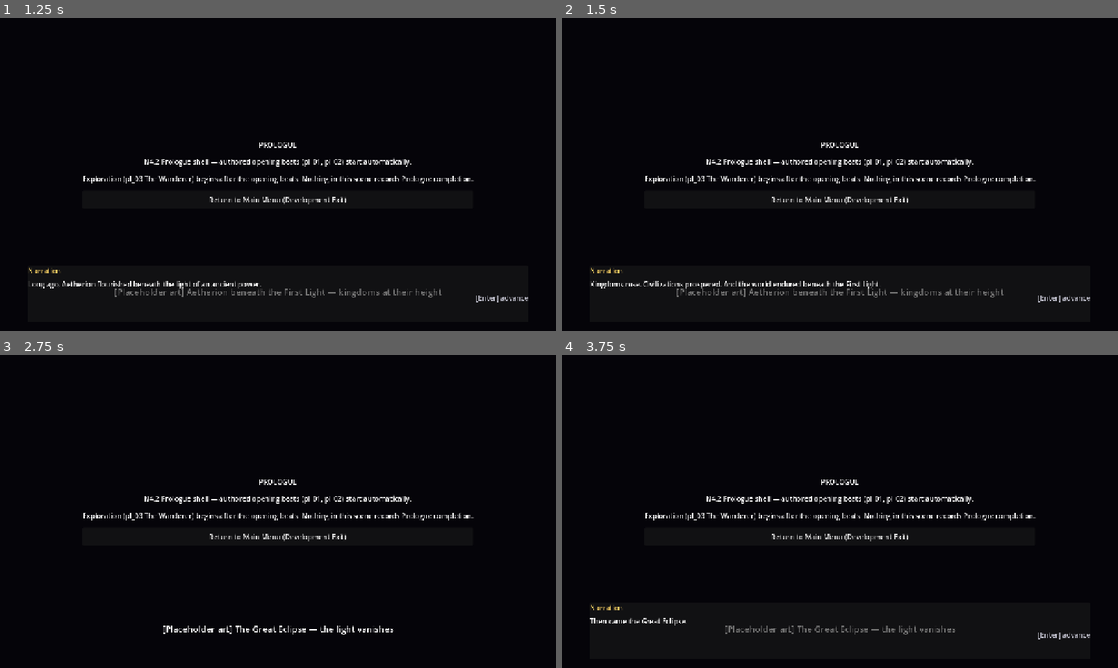
Above: before the commit, frames 1-4 (two rows, left to right).
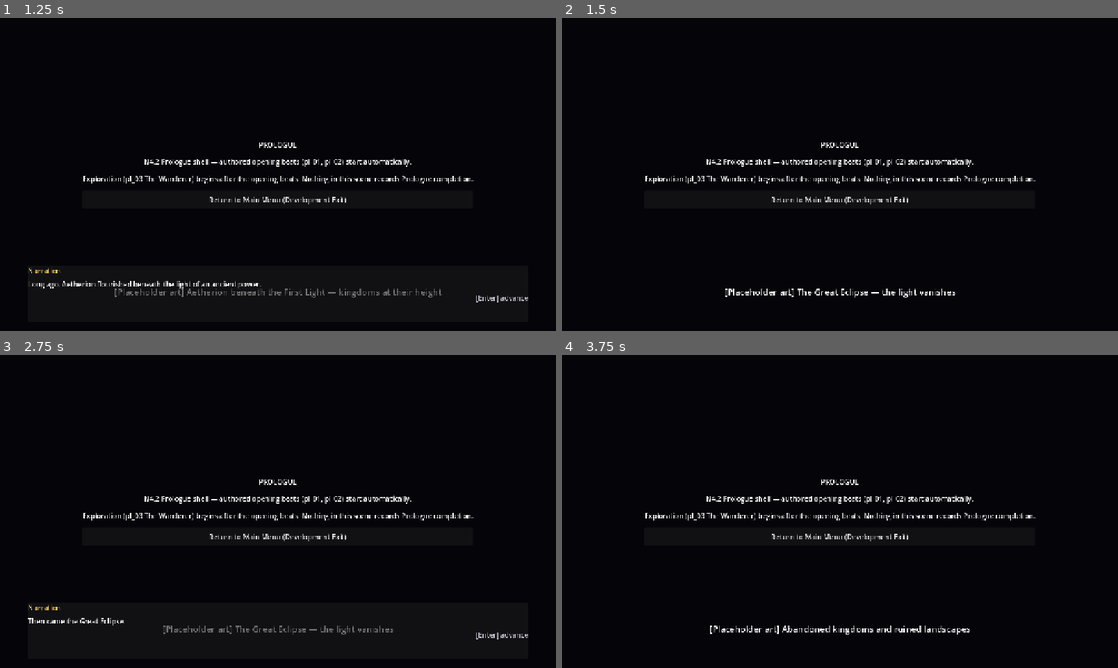
Above: after the commit, the same moments.

Repository: ridho1141haha/crownfall
Game: Godot game, scene res://scenes/main/Main.tscn
Two runs of this game, one before a commit and one after it. Both use one fixed random seed, a clock stepped at 60 frames per second and the inputs below.
Inputs (mouse positions are in pixels of both pictures, inside the frame that each line leads up to):
- Up to frame 1 (1.25 s): click "Start New Game" at 0.5 s
- Up to frame 2 (1.5 s): tap Enter (dialogue_advance) at 1.25 s; move the mouse to (962, 158) at 1.27 s; hold D (move_right) from 1.28 s (still down); hold B (build_wall) from 1.28 s (still down); click (962, 158) at 1.42 s
- Up to frame 3 (2.75 s): keep holding D (move_right); tap Q (upgrade_tier) at 1.52, 2.27 s; tap Space (kindle_flare) at 2 s; move the mouse to (166, 527) at 2.02 s; release B (build_wall) at 2.03 s; tap Enter (dialogue_advance) at 2.1 s
- Up to frame 4 (3.75 s): move the mouse to (895, 442) at 2.77 s; release D (move_right) at 2.78 s; hold A (move_left) 2.78-3.53 s; hold E (interact) 2.78-3.53 s; move the mouse to (812, 574) at 3.52 s; hold D (move_right) from 3.53 s (still down); tap Space (kindle_flare) at 3.6 s; click (812, 574) at 3.67 s

Frame 1 is identical in both runs. In frame 2, 1.3% of the frame differs, in the area x 5-95%, y 79-91%; in frame 3, 0.6%; in frame 4, 0.9%.

Commit message:
fix(narrative): camera-immune shell UI layer — exploration UI no longer displaced
Demonstrated by the N4.3-C windowed visual pass (deferred since the N4.3-B
changelog note): the shell's CenterContainer UI (status labels + the
development exit button) was a plain Control on the default canvas, which the
exploration Camera2D transforms — during pl_03/pl_04 and at the N4.3 boundary
the whole shell UI was displaced outside the viewport (status invisible, dev
exit unreachable, while the status text itself claimed 'The development exit
remains available').

Narrowest correction (same mechanism the DialoguePanel already uses at layer
100): the shell UI now renders on the new 'UICanvasLayer' CanvasLayer (layer
1, camera-immune). World rendering, the camera contract, and all narrative
behavior are unchanged.

- scenes/narrative/PrologueShell.tscn: CenterContainer moved under
  UICanvasLayer (all descendant parent paths updated).
- scripts/narrative/PrologueShell.gd: 8 UI lookups updated to the
  UICanvasLayer paths + in-code contract comment.
- tests/test_n42/n43a/n43b: shell-UI path lookups updated (assertions
  unchanged; Main.tscn lookups untouched).

Regression proof (tests/test_n43c_full_flow.gd, following commit): the
button's true screen rect stays inside the viewport during exploration while
the world actor is camera-displaced (contrast proof). Verified: N41 87, N42
113, N43A 106, N43B 193 all exit 0 after the fix; before/after screenshots in
the N4.3-C visual pass.

Diff:
--- a/scenes/narrative/PrologueShell.tscn
+++ b/scenes/narrative/PrologueShell.tscn
@@ -45,7 +45,10 @@
 text = "[Placeholder art]"
 horizontal_alignment = 1
 
-[node name="CenterContainer" type="CenterContainer" parent="."]
+[node name="UICanvasLayer" type="CanvasLayer" parent="."]
+layer = 1
+
+[node name="CenterContainer" type="CenterContainer" parent="UICanvasLayer"]
 layout_mode = 1
 anchors_preset = 15
 anchor_right = 1.0
@@ -53,28 +56,28 @@
 grow_horizontal = 2
 grow_vertical = 2
 
-[node name="VBoxContainer" type="VBoxContainer" parent="CenterContainer"]
+[node name="VBoxContainer" type="VBoxContainer" parent="UICanvasLayer/CenterContainer"]
 layout_mode = 2
 theme_override_constants/separation = 16
 
-[node name="TitleLabel" type="Label" parent="CenterContainer/VBoxContainer"]
+[node name="TitleLabel" type="Label" parent="UICanvasLayer/CenterContainer/VBoxContainer"]
 layout_mode = 2
 text = "PROLOGUE"
 horizontal_alignment = 1
 
-[node name="StatusLabel" type="Label" parent="CenterContainer/VBoxContainer"]
+[node name="StatusLabel" type="Label" parent="UICanvasLayer/CenterContainer/VBoxContainer"]
 layout_mode = 2
 text = "N4.2 Prologue shell — authored opening beats (pl_01, pl_02) start automatically."
 horizontal_alignment = 1
 
-[node name="DetailLabel" type="Label" parent="CenterContainer/VBoxContainer"]
+[node name="DetailLabel" type="Label" parent="UICanvasLayer/CenterContainer/VBoxContainer"]
 layout_mode = 2
 text = "Exploration (pl_03 The Wanderer) begins after the opening beats. Nothing in this scene records Prologue completion."
 horizontal_alignment = 1
 
-[node name="DevExitButton" type="Button" parent="CenterContainer/VBoxContainer"]
+[node name="DevExitButton" type="Button" parent="UICanvasLayer/CenterContainer/VBoxContainer"]
 custom_minimum_size = Vector2(320, 42)
 layout_mode = 2
 text = "Return to Main Menu (Development Exit)"
 
-[connection signal="pressed" from="CenterContainer/VBoxContainer/DevExitButton" to="." method="_on_dev_exit_button_pressed"]
+[connection signal="pressed" from="UICanvasLayer/CenterContainer/VBoxContainer/DevExitButton" to="." method="_on_dev_exit_button_pressed"]
--- a/scripts/narrative/PrologueShell.gd
+++ b/scripts/narrative/PrologueShell.gd
@@ -81,9 +81,14 @@
 ## The existing adult-Monarch sprite sheet (planning reuse policy): frames
 ## 0-3 idle / 4-7 walk, identical convention to the gameplay player scene.
 const EXPLORER_TEXTURE_PATH: String = "res://assets/characters/player/player_monarch_sheet.png"
-## Tree index the exploration stage is inserted at: above the backdrop layers
-## and below the CenterContainer UI, so the development exit button stays
-## reachable during exploration.
+## Tree index the exploration stage is inserted at: above the backdrop layers.
+## The shell UI (CenterContainer) lives on the "UICanvasLayer" CanvasLayer
+## (N4.3-C fix: a plain Control on the default canvas is displaced OFF-SCREEN
+## by the exploration Camera2D — the status labels and the development exit
+## button disappeared during pl_03/pl_04; a CanvasLayer does not follow the
+## viewport camera, matching the DialoguePanel's own camera immunity). The
+## index still places the world stage after the backdrop siblings; canvas
+## layers keep the UI above the world regardless of tree order.
 const EXPLORATION_STAGE_UI_INDEX: int = 2
 
 ## Test/handoff observability contract (same style as Main.set_route_transition):
@@ -509,10 +514,10 @@
 
 ## Exploration status text (beat-aware, labelled placeholder presentation).
 func _set_exploration_status(beat_id: String) -> void:
-	var status: Label = get_node_or_null("CenterContainer/VBoxContainer/StatusLabel") as Label
+	var status: Label = get_node_or_null("UICanvasLayer/CenterContainer/VBoxContainer/StatusLabel") as Label
 	if status != null:
 		status.text = "[Placeholder art] N4.3 exploration — %s: a quiet, weathered ancient road." % PrologueBeats.exploration_beat_title(beat_id)
-	var detail: Label = get_node_or_null("CenterContainer/VBoxContainer/DetailLabel") as Label
+	var detail: Label = get_node_or_null("UICanvasLayer/CenterContainer/VBoxContainer/DetailLabel") as Label
 	if detail != null:
 		if beat_id == PrologueBeats.PL_03_WANDERER:
 			detail.text = "Walk the road (A/D or arrow keys) and reach the far end to continue. Nothing records Prologue completion."
@@ -527,20 +532,20 @@
 
 ## Defined N4.3 boundary presentation (pl_04 skip): mirrors the N4.2 boundary.
 func _set_n43_boundary_status() -> void:
-	var status: Label = get_node_or_null("CenterContainer/VBoxContainer/StatusLabel") as Label
+	var status: Label = get_node_or_null("UICanvasLayer/CenterContainer/VBoxContainer/StatusLabel") as Label
 	if status != null:
 		status.text = "N4.3 Prologue exploration complete (pl_03 + pl_04). Later beats (N4.4+) are not implemented yet."
-	var detail: Label = get_node_or_null("CenterContainer/VBoxContainer/DetailLabel") as Label
+	var detail: Label = get_node_or_null("UICanvasLayer/CenterContainer/VBoxContainer/DetailLabel") as Label
 	if detail != null:
 		detail.text = "No scene transition happens here (the shore handoff is N4.5) and nothing records Prologue completion. Use the development exit to return to the menu."
 
 
 ## Defined idle presentation after a cancelled exploration segment.
 func _set_cancelled_exploration_status() -> void:
-	var status: Label = get_node_or_null("CenterContainer/VBoxContainer/StatusLabel") as Label
+	var status: Label = get_node_or_null("UICanvasLayer/CenterContainer/VBoxContainer/StatusLabel") as Label
 	if status != null:
 		status.text = "Prologue exploration cancelled — nothing was recorded."
-	var detail: Label = get_node_or_null("CenterContainer/VBoxContainer/DetailLabel") as Label
+	var detail: Label = get_node_or_null("UICanvasLayer/CenterContainer/VBoxContainer/DetailLabel") as Label
 	if detail != null:
 		detail.text = "The Prologue is non-resumable: the next New Game restarts it from the beginning. Use the development exit to return to the menu."
 
@@ -568,10 +573,10 @@
 ## Boundary presentation: replaces the placeholder status text so the idle
 ## shell screen states exactly where the Prologue milestone ends.
 func _set_boundary_status() -> void:
-	var status: Label = get_node_or_null("CenterContainer/VBoxContainer/StatusLabel") as Label
+	var status: Label = get_node_or_null("UICanvasLayer/CenterContainer/VBoxContainer/StatusLabel") as Label
 	if status != null:
 		status.text = "N4.2 Prologue opening complete (pl_01 + pl_02). Later beats (N4.3+) are not implemented yet."
-	var detail: Label = get_node_or_null("CenterContainer/VBoxContainer/DetailLabel") as Label
+	var detail: Label = get_node_or_null("UICanvasLayer/CenterContainer/VBoxContainer/DetailLabel") as Label
 	if detail != null:
 		detail.text = "No scene transition happens here (the shore handoff is N4.5) and nothing records Prologue completion. Use the development exit to return to the menu."
 
--- a/tests/test_n42_prologue_beats.gd
+++ b/tests/test_n42_prologue_beats.gd
@@ -328,8 +328,8 @@
 			_check(backdrop2 != null and not backdrop2.visible, "the placeholder stage is hidden after the boundary")
 			_check(_cues == [PrologueBeats.CUE_PL01_PROSPERITY, PrologueBeats.CUE_PL01_ECLIPSE, PrologueBeats.CUE_PL01_RUINS, PrologueBeats.CUE_PL02_CHILDHOOD, PrologueBeats.CUE_PL02_RESONANCE], "all five stage cues fired in story order across both beats (exactly one manifestation)")
 			_check(not shell.call("is_exit_started") and _shell_exits.is_empty(), "the N4.2 boundary performs NO scene transition (shore handoff stays N4.5)")
-			var status: Label = shell.get_node_or_null("CenterContainer/VBoxContainer/StatusLabel") as Label
-			var detail: Label = shell.get_node_or_null("CenterContainer/VBoxContainer/DetailLabel") as Label
+			var status: Label = shell.get_node_or_null("UICanvasLayer/CenterContainer/VBoxContainer/StatusLabel") as Label
+			var detail: Label = shell.get_node_or_null("UICanvasLayer/CenterContainer/VBoxContainer/DetailLabel") as Label
 			_check(status != null and status.text.contains("Later beats (N4.3+)"), "the boundary status text names the next unimplemented milestone")
 			_check(detail != null and detail.text.contains("N4.5"), "the boundary detail text keeps the shore handoff contract visible")
 			_fixture_completions_untouched()
@@ -503,7 +503,7 @@
 			var runner6: SequenceRunner = shell.call("sequence_runner")
 			_check(not runner6.is_control_locked(), "control is restored after the refusal (runner cleanup)")
 			_check(shell.call("completed_sequence_count") == 2, "NarrativeState holds both completions without a boundary")
-			var status2: Label = shell.get_node_or_null("CenterContainer/VBoxContainer/StatusLabel") as Label
+			var status2: Label = shell.get_node_or_null("UICanvasLayer/CenterContainer/VBoxContainer/StatusLabel") as Label
 			_check(status2 != null and not status2.text.contains("Later beats (N4.3+)"), "the boundary status text is NOT applied on a playback refusal")
 			# --- Retry: every beat completed -> refuse again, boundary still false ---
 			_check(not shell.call("start_prologue") and not shell.call("prologue_reached_end"), "start_prologue with every beat completed stays false without falsely marking the boundary")
--- a/tests/test_n43a_exploration_stage.gd
+++ b/tests/test_n43a_exploration_stage.gd
@@ -520,7 +520,7 @@
 			_check(explorer == null or (not explorer.is_input_enabled() and not explorer.is_physics_processing()), "the boundary disables exploration input and freezes the actor")
 			_check(stage != null and not stage.is_dialogue_locked(), "the boundary releases the stage-owned actor lock")
 			_check(not shell.call("is_sequence_running") and _completions == [BEAT_01, BEAT_02], "no pl_05 content is fabricated (runner untouched, no new completions)")
-			var status: Label = shell.get_node_or_null("CenterContainer/VBoxContainer/StatusLabel") as Label
+			var status: Label = shell.get_node_or_null("UICanvasLayer/CenterContainer/VBoxContainer/StatusLabel") as Label
 			_check(status != null and status.text.contains("N4.3") and status.text.contains("N4.4+"), "the boundary status names the N4.3 segment end and the next unimplemented milestone")
 			_check(not shell.call("skip_current_exploration_beat"), "a duplicate pl_04 Skip is rejected (already recorded)")
 			_check(state.completed_count() == 4, "the duplicate Skip records nothing")
@@ -639,7 +639,7 @@
 				_check(String(shell.call("active_exploration_beat")) == "" and not bool(shell.call("in_exploration")), "cancellation ends the segment presentation")
 				_check(state.completed_count() == 2 and not bool(state.is_completed(BEAT_03)), "cancellation does NOT complete the active pl_03 beat")
 				_check(not shell.call("is_sequence_running") and _completions == [BEAT_01, BEAT_02], "cancellation emits no duplicate completion signals")
-				var status: Label = shell.get_node_or_null("CenterContainer/VBoxContainer/StatusLabel") as Label
+				var status: Label = shell.get_node_or_null("UICanvasLayer/CenterContainer/VBoxContainer/StatusLabel") as Label
 				_check(status != null and status.text.contains("cancelled"), "the cancelled state has a defined idle status text")
 				_stage = 24
 				_wait_frames = 0
@@ -692,7 +692,7 @@
 			_check(not runner.is_control_locked() and not bool(shell.call("is_sequence_running")), "failed setup leaves no control lock and an idle runner")
 			var stage := _stage_node(shell)
 			_check(stage == null, "the failed stage instance is fully released")
-			var status: Label = shell.get_node_or_null("CenterContainer/VBoxContainer/StatusLabel") as Label
+			var status: Label = shell.get_node_or_null("UICanvasLayer/CenterContainer/VBoxContainer/StatusLabel") as Label
 			_check(status != null and status.text.contains("Later beats (N4.3+)"), "the fallback shows the defined idle boundary status")
 			Engine.remove_meta(STAGE_TEXTURE_META)
 			_stage = 28
--- a/tests/test_n43b_mark_inspection.gd
+++ b/tests/test_n43b_mark_inspection.gd
@@ -247,7 +247,7 @@
 	_check(String(shell.call("active_exploration_beat")) == "" and bool(shell.call("n43_segment_complete")), "%s: the shell ended the segment at the N4.3 boundary" % label)
 	_check(explorer != null and not explorer.is_input_enabled() and not explorer.is_physics_processing(), "%s: the explorer is input-disabled and frozen" % label)
 	_check(inspectables != null and not inspectables.prompt().visible, "%s: the inspection prompt is hidden" % label)
-	var status: Label = shell.get_node_or_null("CenterContainer/VBoxContainer/StatusLabel") as Label
+	var status: Label = shell.get_node_or_null("UICanvasLayer/CenterContainer/VBoxContainer/StatusLabel") as Label
 	_check(status != null and status.text.contains("N4.3"), "%s: the boundary status is shown" % label)
 
 
